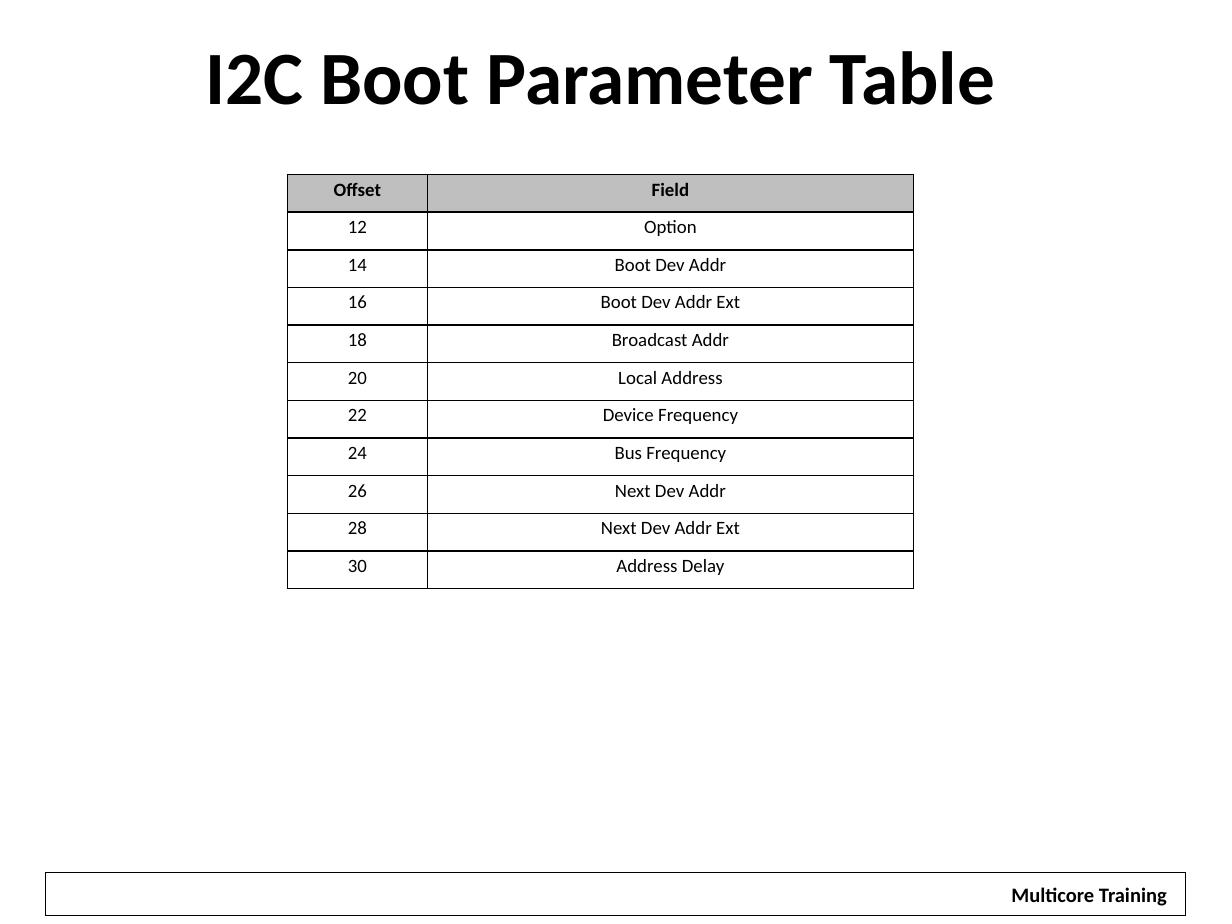
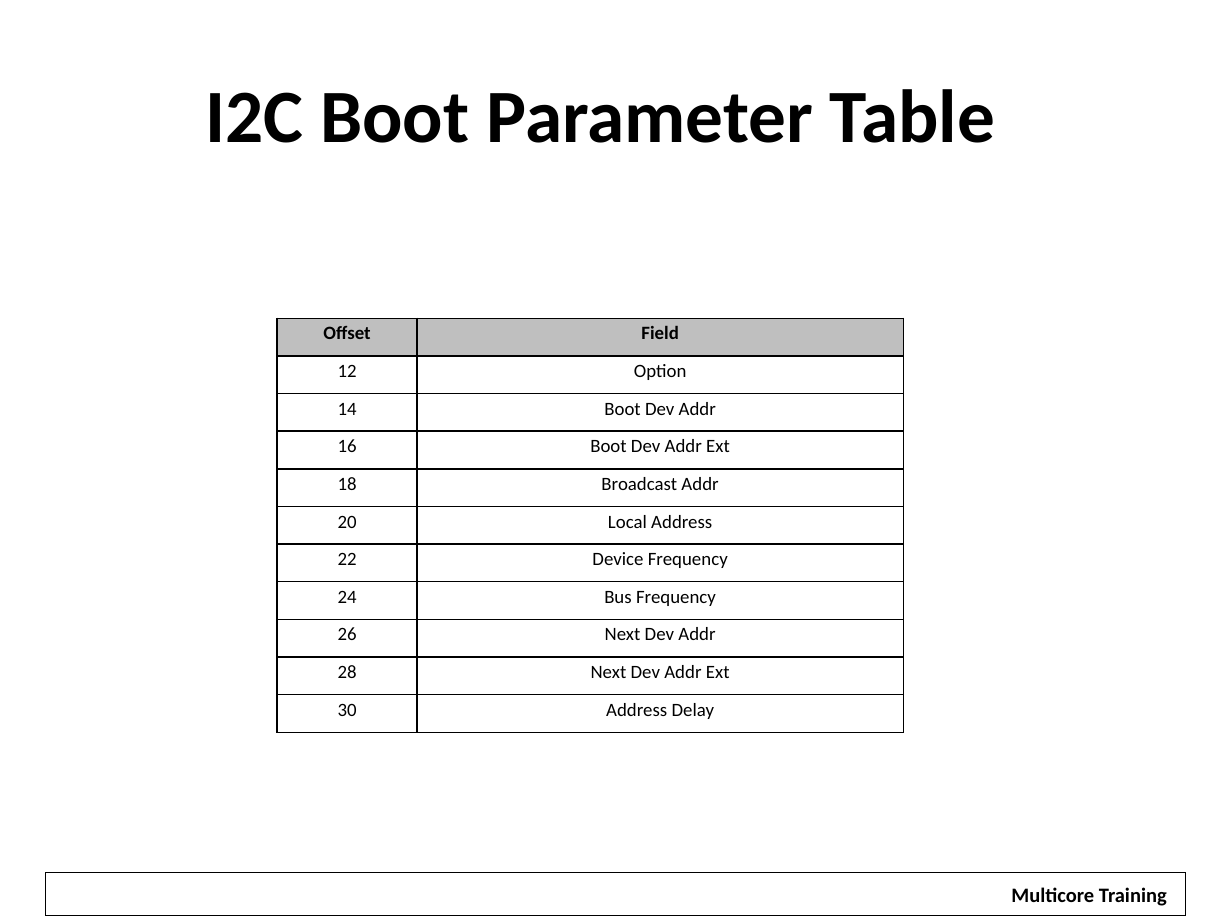
Before and after one commit to hari1989/keystone-workshop, a slide deck: slide 17 of slides/KeyStone Bootloader.pptx. Drawn at 1232x924 pixels with LibreOffice and Linux fonts; fonts in the diff are those of the drawing; background and template pictures are left out. Boxes give left, top, right and bottom in pixels: in the first picture for what was removed or moved away, otherwise in the second. Text is boxed around its words. In the diff, an @@ line names an element or a change of style, - is before the commit and + after.

```diff
--- a/slides/KeyStone Bootloader.pptx
+++ b/slides/KeyStone Bootloader.pptx
@@ title "I2C Boot Parameter Table" moved from (x1=205, y1=51, x2=995, y2=105) to (x1=205, y1=89, x2=995, y2=143) @@
@@ table moved from (x1=287, y1=175, x2=914, y2=589) to (x1=277, y1=318, x2=904, y2=732) @@
```
Also in this commit, not shown: 5 other slides changed, 2 other files.
